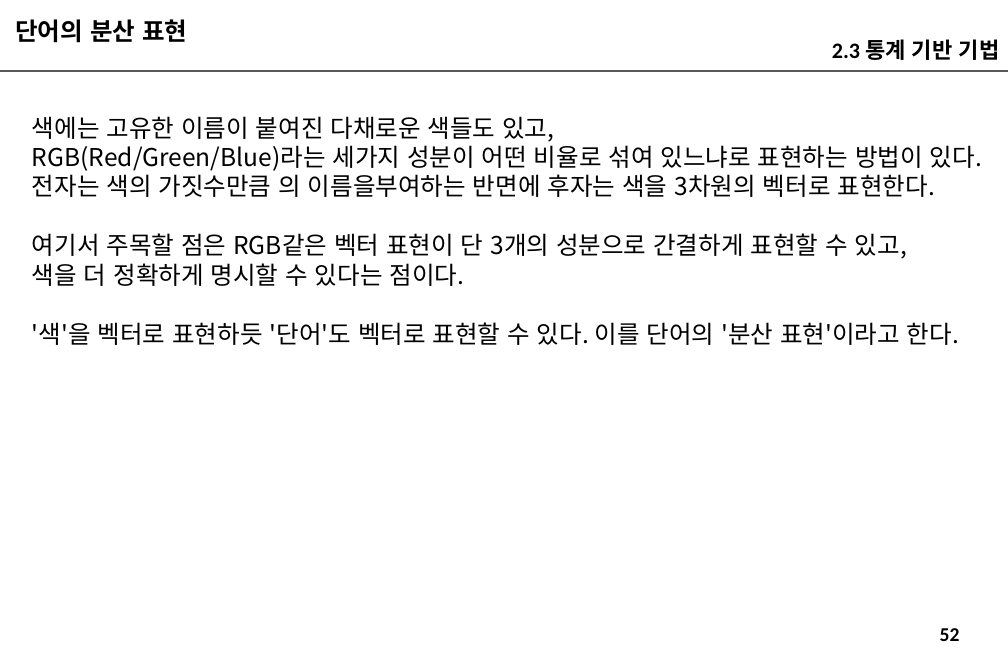
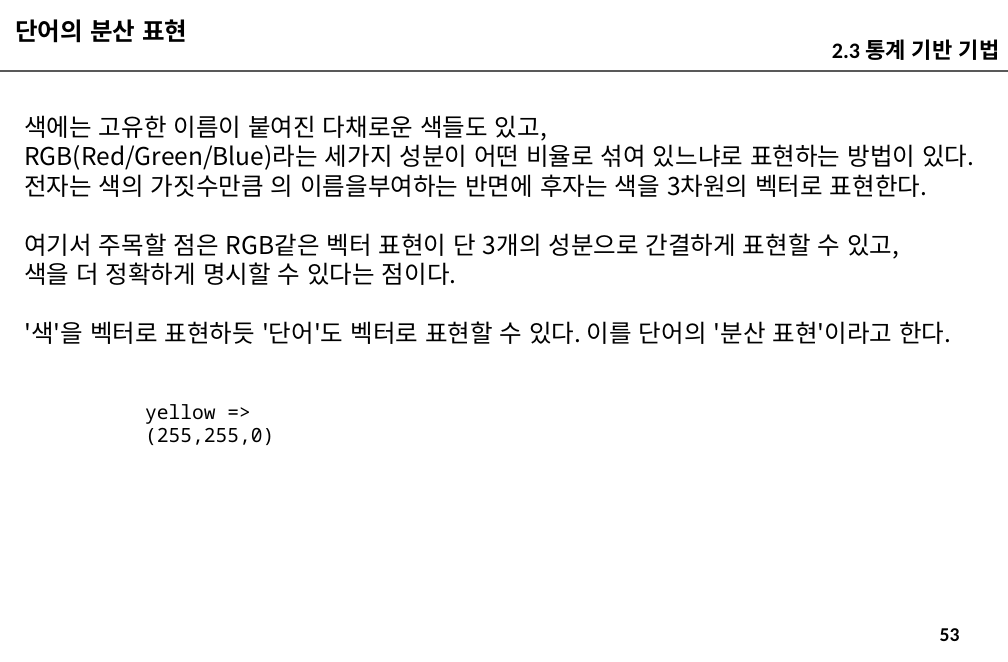
Before and after one commit to imguru-mooc/nlp_week, a slide deck: slide 53 of 인공지능_자연어처리_2_판서.pptx (slide 52 before the commit). Drawn at 1008x662 pixels with LibreOffice and Linux fonts; fonts in the diff are those of the drawing. Boxes give left, top, right and bottom in pixels: in the first picture for what was removed or moved away, otherwise in the second. Text is boxed around its words. In the diff, an @@ line names an element or a change of style, - is before the commit and + after.

```diff
--- a/인공지능_자연어처리_2_판서.pptx
+++ b/인공지능_자연어처리_2_판서.pptx
@@ text "색에는 고유한 이름이 붙여진 다채로운 ...": place and size @@
-text "색에는 고유한 이름이 붙여진 다채로운 ..." at (32, 116, 982, 345)
+text "색에는 고유한 이름이 붙여진 다채로운 ..." at (24, 115, 974, 344)
@@ text added at (145, 404, 274, 445), 16 pt, text #000000 @@
+yellow => (255,255,0)
@@ page number at (940, 628, 960, 641): text changed @@
-52
+53
```
Also in this commit, not shown: 19 other slides changed, 10 slides added.
